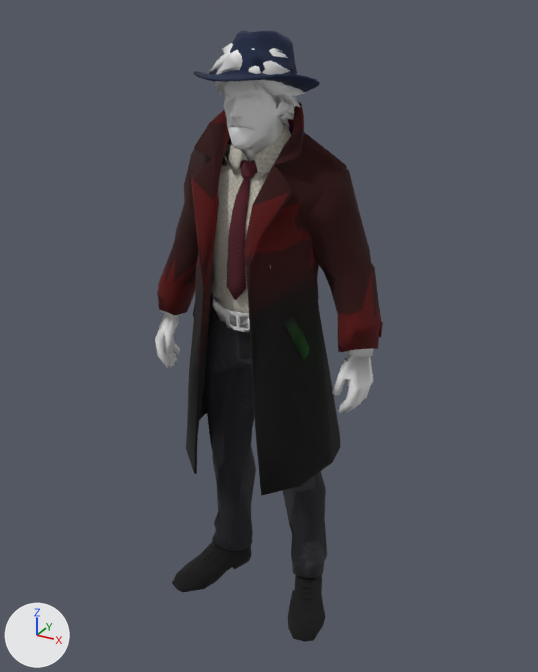
The glTF model ASSETS/MODELS/official/AGENT_MALE_LIGHT.glb, before and after one commit.
One viewpoint serves both versions: a camera (50 mm lens) standing at (0.565, -0.99, 1.033) and looking at (0.008, 0.023, 0.527). Lighting does not change. The marker at lower left points along +X, +Y and +Z. The first picture is the older version.

The first picture shows 'Body_Hair', 'Body_Hair_Hat', 'Body_Hands', 'Body_Head', 'Outfit_Belt', 'Outfit_Buckle', 'Outfit_Coat', 'Outfit_Hat', 'Outfit_Shirt', 'Outfit_Shirt_Coated', 'Outfit_Shoes', 'Outfit_Tie', 'Outfit_Trousers', 'Outfit_Trousers_Coated' and 1 more.
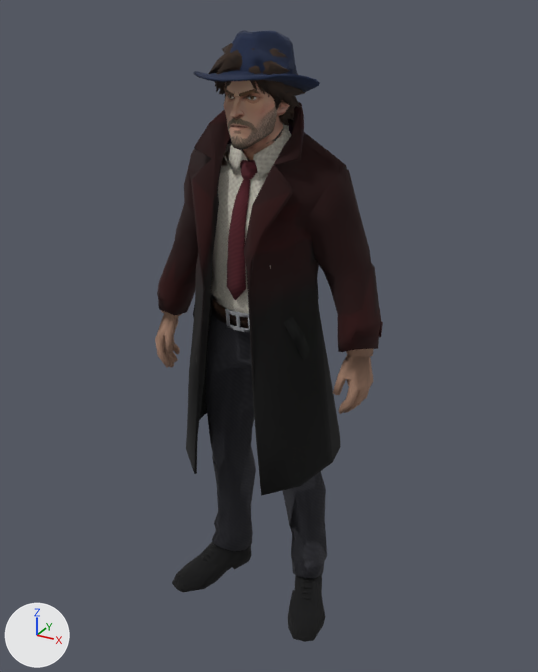
Changed parts and their boxes (x1, y1, x2, y2) in the pictures (538 x 672 px):
'Outfit_Coat', recoloured: (157, 102, 383, 415) in both
'Body_Head', recoloured (white to brown): (223, 80, 290, 161) in both
'Body_Hands', recoloured: (155, 310, 373, 414) in both
'Body_Hair', recoloured (darker): (209, 43, 304, 125) in both
'Body_Hair_Hat', recoloured: (215, 80, 305, 125) in both
'Outfit_Belt', recoloured (darker): (211, 295, 249, 329) in both
'Outfit_Buckle', recoloured (white to grey): (225, 309, 250, 332) in both

Patch to the scene script:
```diff
--- a/ASSETS/MODELS/official/AGENT_MALE_LIGHT.glb.py
+++ b/ASSETS/MODELS/official/AGENT_MALE_LIGHT.glb.py
@@ mat_coat_tex_001 @@
+mat_coat_tex_001 = bpy.data.materials.new('coat_tex.001')
+# uses the picture img_male_coat_light_ref
@@ me_body_hair @@
 me_body_hair.from_pydata(...)  # 292 vertices, 599 faces; spans x -0.0617..0.0621, y -0.0685..0.0687, z 0.8711..1.0009
+me_body_hair.materials.append(mat_body_hair_tex)  # picture img_male_body_hair
@@ me_body_hair_001 @@
 me_body_hair_001.from_pydata(...)  # 218 vertices, 400 faces; spans x -0.0625..0.0621, y -0.0661..0.0661, z 0.8711..0.9493
+me_body_hair_001.materials.append(mat_body_hair_tex_001)  # picture img_male_body_hair
@@ me_body_hands @@
 me_body_hands.from_pydata(...)  # 241 vertices, 450 faces; spans x -0.202..0.203, y -0.04..0.048, z 0.442..0.582
+me_body_hands.materials.append(mat_body_hands_tex)  # picture img_male_body_hands
@@ me_body_head @@
 me_body_head.from_pydata(...)  # 330 vertices, 749 faces; spans x -0.049..0.05, y -0.068..0.051, z 0.821..0.979
+me_body_head.materials.append(mat_body_head_tex_001)  # picture img_male_head_light
@@ me_outfit_belt @@
 me_outfit_belt.from_pydata(...)  # 125 vertices, 250 faces; spans x -0.087..0.088, y -0.065..0.075, z 0.572..0.599
+me_outfit_belt.materials.append(mat_outfit_belt_tex)  # picture img_male_outfit_belt
@@ me_outfit_buckle @@
 me_outfit_buckle.from_pydata(...)  # 52 vertices, 100 faces; spans x -0.0218..0.0247, y -0.0692..-0.0584, z 0.569..0.6008
+me_outfit_buckle.materials.append(mat_outfit_buckle_tex)  # picture img_male_outfit_buckle
@@ me_outfit_coat @@
 me_outfit_coat.from_pydata(...)  # 566 vertices, 1014 faces; spans x -0.21..0.206, y -0.11..0.121, z 0.304..0.91
-me_outfit_coat.materials.append(mat_coat_tex)
+me_outfit_coat.materials.append(mat_coat_tex_001)
```
